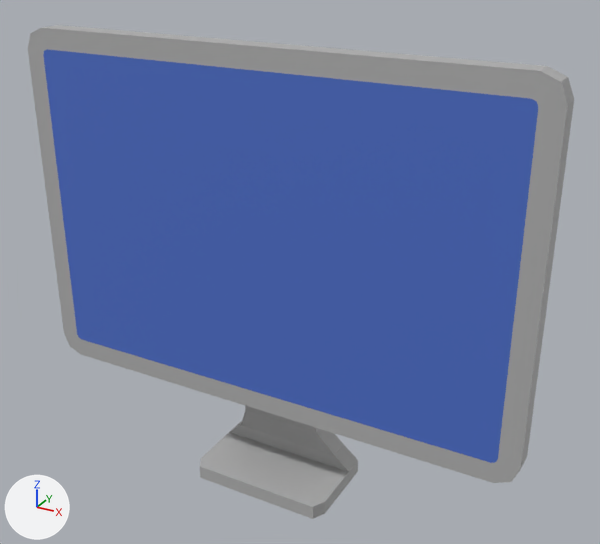
The FBX model Assets/ArtRes/Map/Office/scene_computer.fbx: old version first, new version second.
Before and after are seen from a 50 mm lens placed at (0.634, -1.061, 0.944), pointed at (0.034, 0.03, 0.399). The lights are fixed; the arrows at lower left show +X, +Y and +Z. Where no turn or scale is listed for an object, it has been applied to the vertices.

Objects in the first picture: 'computer'.
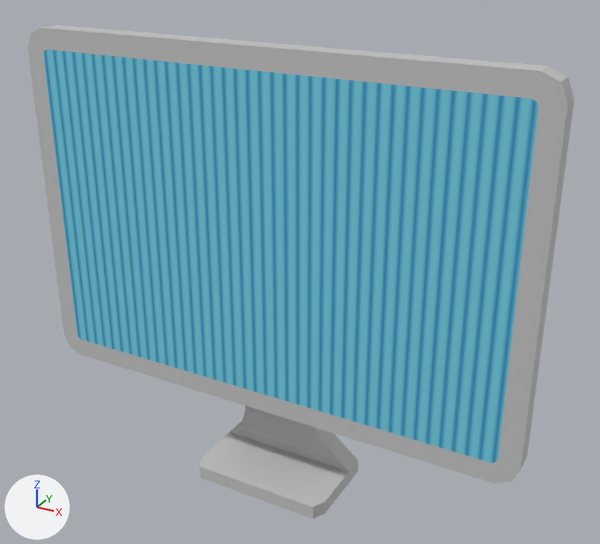
Where the newer file only moved an object's origin or applied its transform, the numbers keep the older frame.

Where the change shows, as pixel boxes [x1, y1, x2, y2] in the pictures (600 x 544 px):
'computer', recoloured, surface changed (blue to cyan): [28, 25, 574, 519] in both
part 1 of me_平面_005, surface changed (blue to cyan): [43, 49, 538, 463] in both

Diff of the bpy script that builds the scene:
```diff
--- a/Assets/ArtRes/Map/Office/scene_computer.fbx.py
+++ b/Assets/ArtRes/Map/Office/scene_computer.fbx.py
@@ img_scenetex_lighting_png @@
+img_scenetex_lighting_png = load_image('sceneTex_Lighting.png', '../../Texture/sceneTex_Lighting.png', 2048, 2048, 'sRGB')
@@ mat_iron1 @@
 mat_iron1 = principled_material('iron1')
-mat_iron1.base_color = (0.448, 0.448, 0.448)  # grey #b3b3b3
+mat_iron1.base_color = (0.567, 0.567, 0.567)  # light grey #c6c6c6
@@ mat_lighting @@
+mat_lighting = principled_material('lighting')
+mat_lighting.texture = img_scenetex_lighting_png
@@ me_平面_005 @@
 me_平面_005.from_pydata(...)  # 96 vertices, 91 faces; spans x -0.437..0.437, y -0.072..0.08, z 0.002..0.766
 # used by ob_computer; location = (0.0, 0.0, 0.0)
+# me_平面_005 part 1: texture (UV) coordinates of 9 of 91 faces, centred in x -0.373..0.373, y -0.045, z 0.229..0.701, changed; they spanned u 0.04..0.96, v 0.05..0.95 and now span u 0.0..0.28, v 0.81..1.0
 me_平面_005.materials.append(mat_iron1)
-me_平面_005.materials.append(mat_screen)  # blue #4f71cc
+me_平面_005.materials.append(mat_lighting)  # picture img_scenetex_lighting_png
```
